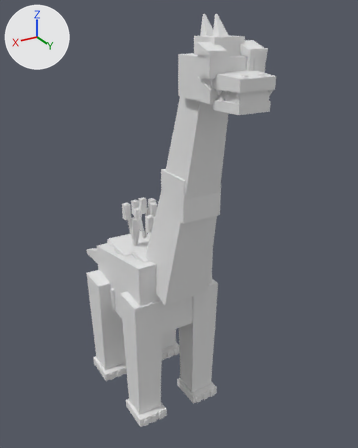
Two versions of the FBX model assets/models/fbx/03_Swamp/Animals/dino_Brachio.fbx, one commit apart.
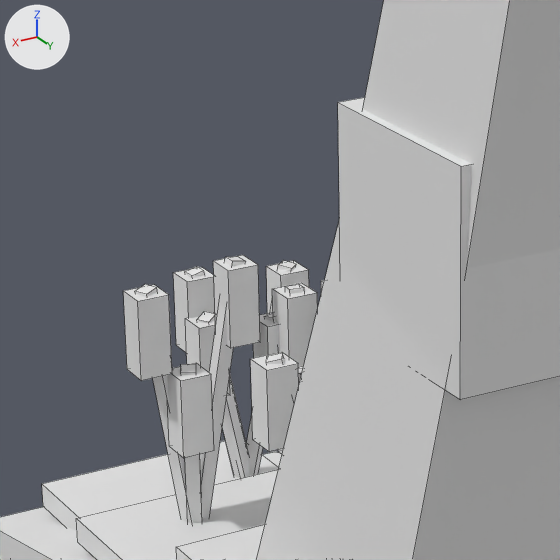
The first picture shows the older version from a 50 mm lens placed at (0.0761, 0.147, 0.1405), pointed at (-0.0112, 0.0014, 0.0677). The close-ups show the older and then the newer version on the part from 28% to 56% of the width and 34% to 56% of the height of that picture. Only the edits that show in the close-ups are written down. The axes (+X, +Y, +Z) are drawn at upper left. The lights are the same throughout. The close-ups show mesh edges as thin lines. Where no turn or scale is listed for an object, it has been applied to the vertices. Vertices at exactly the same position are counted once.

The older version as bpy lines, for what is in view:
```python
me_dino_brachio_body = bpy.data.meshes.new('dino_Brachio_Body')
me_dino_brachio_body.from_pydata(...)  # 120 vertices, 94 faces; spans x -0.0178..0.0177, y -0.068..0.0555, z 0.003..0.1347
me_dino_brachio_body.materials.append(mat_dino_brachio_body)  # white #e7e7e7
me_dino_brachio_reed = bpy.data.meshes.new('dino_Brachio_Reed')
me_dino_brachio_reed.from_pydata(...)  # 96 vertices, 72 faces; spans x -0.0081..0.0082, y -0.0157..0.0115, z 0.056..0.0781
me_dino_brachio_reed.materials.append(mat_dino_brachio_reed)  # white #e7e7e7
me_dino_brachio_reedhead = bpy.data.meshes.new('dino_Brachio_ReedHead')
me_dino_brachio_reedhead.from_pydata(...)  # 96 vertices, 72 faces; spans x -0.0085..0.0086, y -0.0159..0.0119, z 0.0654..0.0778
me_dino_brachio_reedhead.materials.append(mat_dino_brachio_reedhead)  # white #e7e7e7
ob_dino_brachio_body = bpy.data.objects.new('dino_Brachio_Body', me_dino_brachio_body)
ob_dino_brachio_body.location = (0.0, 0.0, 0.0)
ob_dino_brachio_reed = bpy.data.objects.new('dino_Brachio_Reed', me_dino_brachio_reed)
ob_dino_brachio_reed.location = (0.0, 0.0, 0.0)
ob_dino_brachio_reedhead = bpy.data.objects.new('dino_Brachio_ReedHead', me_dino_brachio_reedhead)
ob_dino_brachio_reedhead.location = (0.0, 0.0, 0.0)
# also in view: 'dino_Brachio_Accent' at (0.001, 0.0135, 0.0946)
```
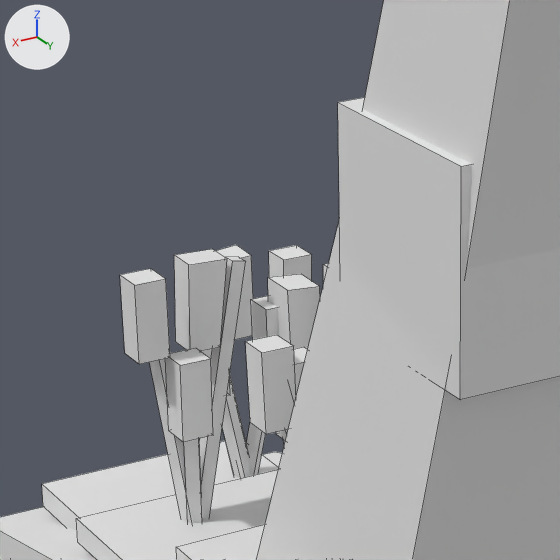
Pixel boxes (x1, y1, x2, y2) of what changed, in the close-ups (560 x 560 px; the box of a moved part takes in the faces that stretch with it):
'dino_Brachio_ReedHead', reshaped
    before: (123, 255, 324, 458)
    after: (120, 245, 329, 442)
part 1 of me_dino_brachio_reedhead, moved or reshaped
    before: (123, 285, 172, 381)
    after: (120, 269, 170, 364)
part 2 of me_dino_brachio_reedhead, moved or reshaped
    before: (167, 363, 214, 458)
    after: (166, 348, 213, 442)
part 3 of me_dino_brachio_reedhead, moved or reshaped
    before: (253, 312, 279, 358)
    after: (251, 296, 279, 340)
part 4 of me_dino_brachio_reedhead, moved or reshaped (mostly hidden)
    before: (321, 280, 324, 293)
    after: (323, 263, 329, 284)
part 5 of me_dino_brachio_reedhead, moved or reshaped (mostly hidden before)
    before: (278, 366, 304, 454)
    after: (276, 347, 308, 441)
part 6 of me_dino_brachio_reedhead, moved or reshaped
    before: (250, 352, 299, 452)
    after: (245, 335, 296, 434)
part 7 of me_dino_brachio_reedhead, moved or reshaped
    before: (266, 260, 309, 313)
    after: (269, 245, 312, 281)
part 8 of me_dino_brachio_reedhead, moved or reshaped
    before: (213, 255, 318, 367)
    after: (174, 249, 320, 351)
part 9 of me_dino_brachio_reedhead, moved or reshaped
    before: (173, 267, 215, 352)
    after: (216, 245, 253, 340)

The edits, one by one:
me_dino_brachio_reedhead is used by ob_dino_brachio_reedhead; location (0.0, 0.0, 0.0).
me_dino_brachio_reedhead had 96 vertices, 72 faces and spanned x -0.0085..0.0086, y -0.0159..0.0119, z 0.0654..0.0778.
me_dino_brachio_reedhead now has 96 vertices, 72 faces and spans x -0.0086..0.0089, y -0.016..0.012, z 0.0654..0.0788.
me_dino_brachio_reedhead part 1: the loose piece of 8 vertices spanning x 0.0064..0.0086, y -0.0047..-0.0025, z 0.0721..0.0776 is moved by (0.0002, 0.0001, 0.0012).
me_dino_brachio_reedhead part 2: the loose piece of 8 vertices spanning x 0.0041..0.0063, y -0.0037..-0.0015, z 0.0665..0.072 is moved by (0.0001, 0.0002, 0.0012).
me_dino_brachio_reedhead part 3: the loose piece of 8 vertices spanning x -0.0035..-0.0013, y -0.006..-0.0038, z 0.0679..0.0734 is moved by (0.0, -0.0001, 0.0012).
me_dino_brachio_reedhead part 4: the loose piece of 8 vertices spanning x -0.0059..-0.0037, y -0.0006..0.0016, z 0.0717..0.0772 is moved by (-0.0001, 0.0001, 0.0012).
me_dino_brachio_reedhead part 5: the loose piece of 8 vertices spanning x 0.0008..0.003, y 0.0057..0.0079, z 0.0689..0.0744 is moved by (0.0001, -0.0002, 0.0012).
me_dino_brachio_reedhead part 6: the loose piece of 8 vertices spanning x 0.0029..0.0051, y 0.0062..0.0084, z 0.0704..0.0759 is moved by (0.0002, -0.0001, 0.0012).
me_dino_brachio_reedhead part 7: the loose piece of 8 vertices spanning x -0.0085..-0.0063, y -0.0135..-0.0113, z 0.0682..0.0737 is moved by (-0.0001, 0.0001, 0.0012).
me_dino_brachio_reedhead part 8: 16 of 96 vertices moved; they spanned x -0.0043..0.0013, y -0.0063..-0.0024, z 0.0702..0.0778 and now span x -0.0044..0.0043, y -0.0063..-0.0018, z 0.0702..0.0787; mean shift (0.0014, 0.0, 0.0005); largest move (0.0013, -0.0041, 0.0778) -> (0.0042, -0.004, 0.0787).
me_dino_brachio_reedhead part 9: 8 of 96 vertices moved; they spanned x -0.0024..-0.0002, y -0.0159..-0.0137, z 0.0681..0.0736 and now span x -0.0054..-0.0025, y -0.016..-0.0137, z 0.0685..0.0747; mean shift (-0.0028, -0.0001, 0.0007); largest move (-0.0024, -0.0159, 0.0736) -> (-0.0052, -0.016, 0.0747).
Other edits to the shape of me_dino_brachio_reedhead do not show in these pictures.
